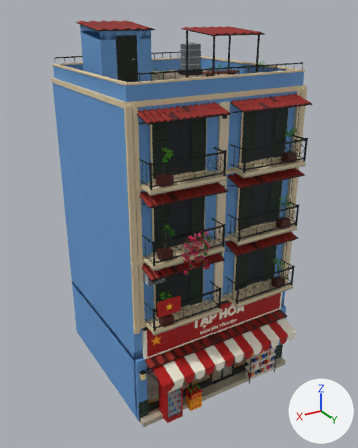
Renders of the FBX model Assets/PhoViet/Art/Streets/PV_StreetShop03.fbx from each side of a commit.
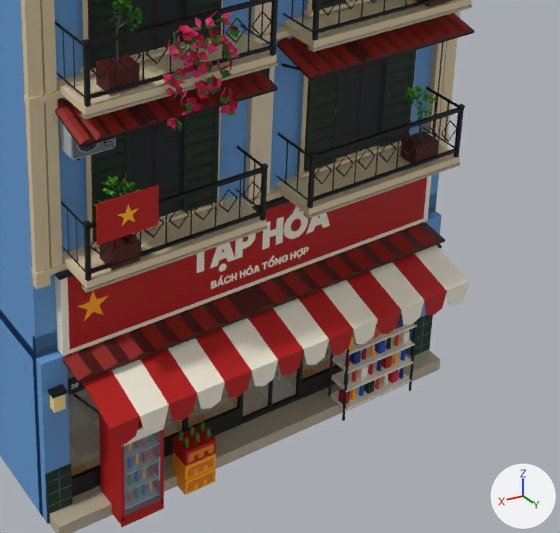
Old and new are each drawn whole from a camera (50 mm lens) standing at (11.4, 19.57, 16.97) and looking at (0.22, 0.93, 7.64) and again close up on the part from 34% to 92% of the width and 51% to 95% of the height. Lighting does not change. The marker at lower right points along +X, +Y and +Z. The last two pictures show the newer version. Objects named as collision shapes, trigger or cutter boxes, shadow casters or lower levels of detail are left out. Where no turn or scale is listed for an object, it has been applied to the vertices. Vertices at exactly the same position are counted once.

In view in the first close-up: 'PV_StreetShop03_LOD0'.
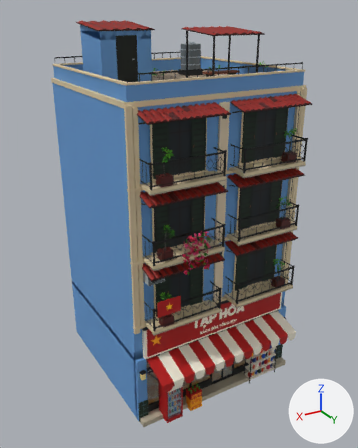
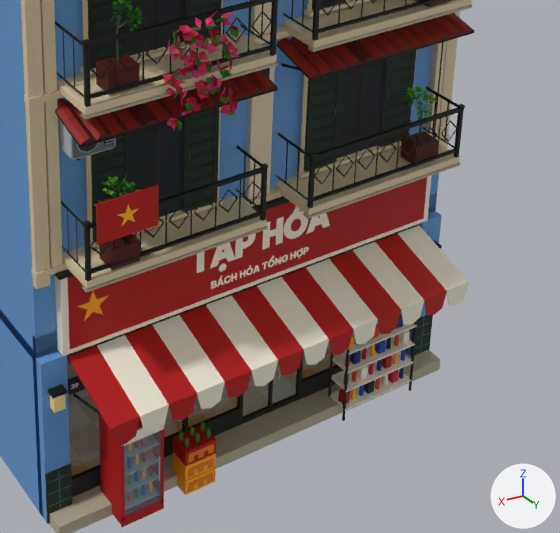
Pixel boxes [x1, y1, x2, y2] of what changed, in the close-ups (560 x 533 px):
part 1 of me_pv_streetshop03_lod0, deleted: before [62, 223, 445, 383]

The change, as a list of edits to the scene's bpy script:
```text
Change me_pv_streetshop03_lod0:
    used by ob_pv_streetshop03_lod0; location = (0.0, 0.0, 0.0)
    remove me_pv_streetshop03_lod0.from_pydata(...)  # 16603 vertices, 11319 faces; spans x -4.2..4.2, y -3.9..5.4, z 0.0..16.6
    add me_pv_streetshop03_lod0.from_pydata(...)  # 16513 vertices, 11265 faces; spans x -4.2..4.2, y -3.9..5.4, z 0.0..16.6
    me_pv_streetshop03_lod0 part 1: the loose piece of 90 vertices spanning x -3.8..3.8, y 3.9..4.6, z 3.1..3.3 is deleted
```
